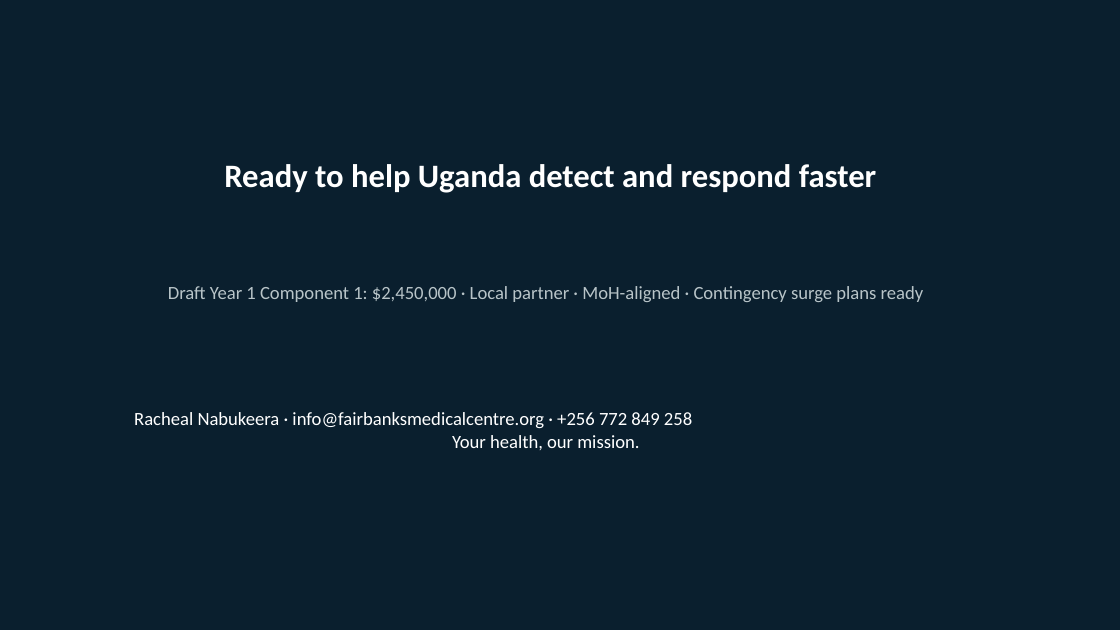
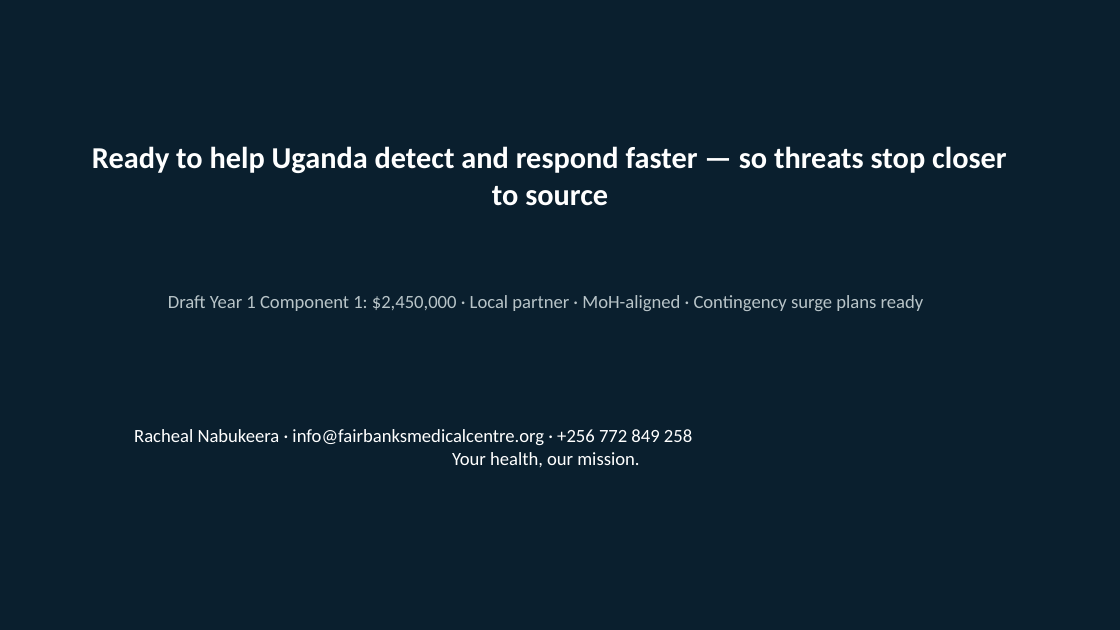
Before and after one commit to WASSWA2624/fairbanks, a slide deck: slide 12 of applications/cdc-uganda-ghs/documents/cdc-uganda-ghs_ppt.pptx (slide 10 before the commit). Drawn at 1120x630 pixels with LibreOffice and Linux fonts; fonts in the diff are those of the drawing. Boxes give left, top, right and bottom in pixels: in the first picture for what was removed or moved away, otherwise in the second. Text is boxed around its words. In the diff, an @@ line names an element or a change of style, - is before the commit and + after.

Commit message:
Update application answers and documentation for CDC-RFA-JG-26-0054. Enhanced project narrative pack with new titles, critical details, and shared win sections. Improved clarity on funding and local partner preferences. Updated links and added NSSF number for compliance. Refined project abstract to emphasize Uganda's health security needs and FairBanks' role in addressing them.

```diff
--- a/applications/cdc-uganda-ghs/documents/cdc-uganda-ghs_ppt.pptx
+++ b/applications/cdc-uganda-ghs/documents/cdc-uganda-ghs_ppt.pptx
@@ text at [92,146,1007,206]: text changed; size 28 to 26 pt @@
-Ready to help Uganda detect and respond faster
+Ready to help Uganda detect and respond faster — so threats stop closer to source
@@ text "Draft Year 1 Component 1: ...": place and size @@
-text "Draft Year 1 Component 1: ..." at [168,286,924,302]
+text "Draft Year 1 Component 1: ..." at [168,295,924,311]
@@ text "Racheal Nabukeera · info@fairbanksmedicalcentre.org · ...": place and size @@
-text "Racheal Nabukeera · info@fairbanksmedicalcentre.org · ..." at [134,412,692,450]
+text "Racheal Nabukeera · info@fairbanksmedicalcentre.org · ..." at [134,429,692,467]
```
Also in this commit, not shown: 9 other slides changed, 2 slides added, 5 other files.
